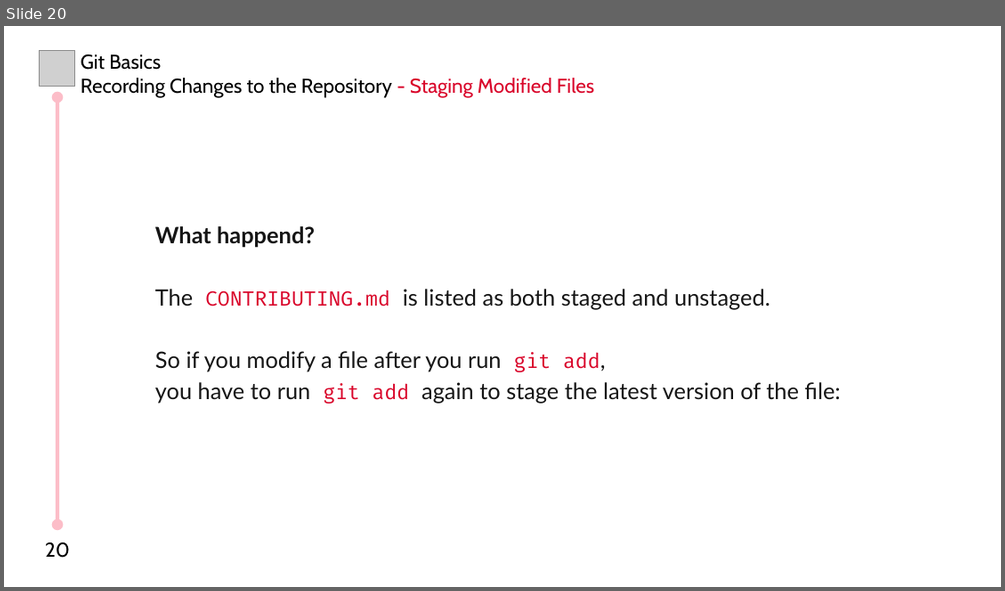
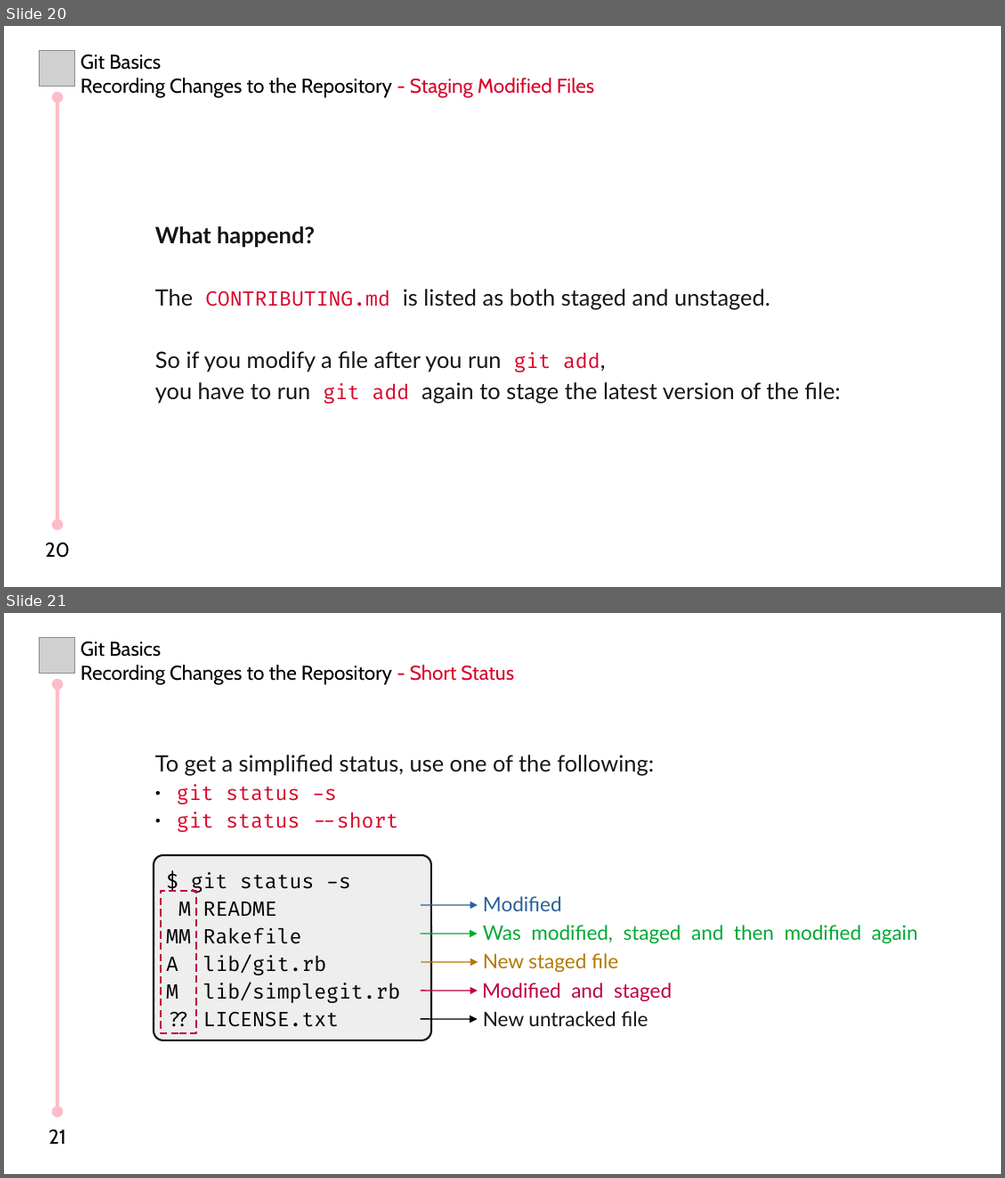
Before and after one commit to MHBahrampour/git-presentation-files, a slide deck: Chapter 2/Chapter 2.odp. Shown one above the other, each under a label of ours: slide 20 before the commit, slides 20 and 21 after it. The pictures are 1005x591 and 1005x1178 pixels, drawn with LibreOffice and Linux fonts; fonts in the diff are those of the drawing; grey boxes stand for pictures. Boxes give left, top, right and bottom in pixels: in the first picture for what was removed or moved away, otherwise in the second. Text is boxed around its words. In the diff, an @@ line names an element or a change of style, - is before the commit and + after.

Commit message:
'Ch2 - Viewing Your Staged and Unstaged Changes' is completed

```diff
--- a/Chapter 2/Chapter 2.odp
+++ b/Chapter 2/Chapter 2.odp
@@ slide 21 added at (4, 613, 1001, 1174), background #FFFFFF @@
@@ picture added at (40, 638, 74, 674) @@
@@ text added at (81, 641, 514, 685), 16 pt, text #000000 @@
+Git Basics
+Recording Changes to the Repository - Short Status
@@ double arrow added from (57, 684) to (57, 1111), #FCBDC8 3 pt @@
@@ text added at (155, 755, 654, 832), 18 pt, text #151515 @@
+To get a simplified status, use one of the following:
+● git status -s
+● git status --short
@@ rounded rectangle added at (154, 855, 431, 1041), fill #EEEEEE, outline #151515 1.5 pt, 16 pt, text #000000 @@
+$ git status -s
+M README
+MM Rakefile
+A lib/git.rb
+M lib/simplegit.rb
+?? LICENSE.txt
@@ rectangle added at (161, 891, 195, 1033), outline #BF0041 0.99 pt @@
@@ arrow added from (421, 905) to (478, 905), #2A6099 0.99 pt @@
@@ text added at (483, 896, 562, 911), 16 pt, text #2A6099 @@
+Modified
@@ text added at (483, 925, 918, 943), 16 pt, text #00A933 @@
+Was modified, staged and then modified again
@@ arrow added from (421, 933) to (477, 933), #00A933 0.99 pt @@
@@ text added at (483, 953, 618, 972), 16 pt, text #B47804 @@
+New staged file
@@ arrow added from (421, 962) to (478, 962), #B47804 0.99 pt @@
@@ text added at (482, 982, 672, 1001), 16 pt, text #BF0041 @@
+Modified and staged
@@ arrow added from (421, 990) to (478, 990), #BF0041 0.99 pt @@
@@ text added at (483, 1011, 647, 1026), 16 pt, text #151515 @@
+New untracked file
@@ arrow added from (421, 1019) to (477, 1019), #000000 0.99 pt @@
@@ text added at (48, 1129, 66, 1143), 16 pt, text #000000 @@
+21
```
Also in this commit, not shown: 1 slide changed, 11 other slides added.
